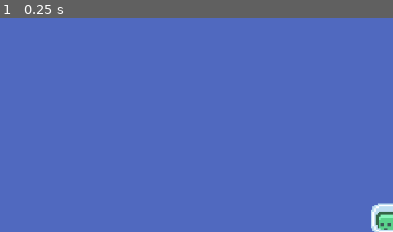
Above: before the commit, frame 1.
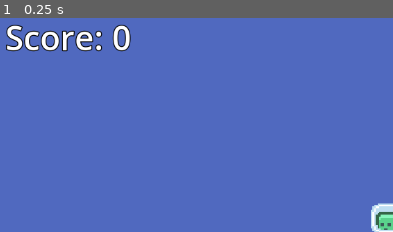
Above: after the commit, the same moment.

Repository: Teeohbee/JumpMan
Game: Godot game, scene res://Level1.tscn
Same seed, same stepped clock (60 frames per second), same inputs: the game is played once before the commit and once after it.
Inputs:
- Up to frame 1 (0.25 s): no input
The pictures show only the part of the screen within x 0-50%, y 0-50%; the shares and areas given below are measured in that part.

The runs differ from the first frame. In frame 1, 2.1% of the frame differs, in the area x 1-34%, y 2-16%.

Commit message:
Add GUI - Displays score

Diff:
--- a/Level1.tscn
+++ b/Level1.tscn
@@ -730,6 +730,11 @@
 [sub_resource type="CapsuleShape2D" id="CapsuleShape2D_wbg0b"]
 height = 24.0
 
+[sub_resource type="LabelSettings" id="LabelSettings_uc57t"]
+font_size = 48
+outline_size = 5
+outline_color = Color(0, 0, 0, 1)
+
 [node name="Main" type="Node2D"]
 
 [node name="TileMap" type="TileMap" parent="."]
@@ -751,6 +756,16 @@
 [node name="Camera2D" type="Camera2D" parent="Player"]
 zoom = Vector2(3, 3)
 
+[node name="CanvasLayer" type="CanvasLayer" parent="Player"]
+
+[node name="ScoreText" type="Label" parent="Player/CanvasLayer"]
+offset_left = 25.0
+offset_top = 25.0
+offset_right = 205.0
+offset_bottom = 95.0
+text = "Score: 0"
+label_settings = SubResource("LabelSettings_uc57t")
+
 [node name="Enemy" parent="." instance=ExtResource("4_qixg0")]
 position = Vector2(100, 20)
 
--- a/Player.gd
+++ b/Player.gd
@@ -4,6 +4,7 @@
 var jump_force = 200.0
 var gravity = 500.0
 var score: int = 0
+@onready var score_text = get_node("CanvasLayer/ScoreText")
 
 func _physics_process(delta):
 	if not is_on_floor():
@@ -32,4 +33,4 @@
 
 func add_score(amount):
 	score += amount
-	print(score)
+	score_text.text = str("Score: ", score)
Not shown: 1 places in Level1.tscn that only renumber resources
